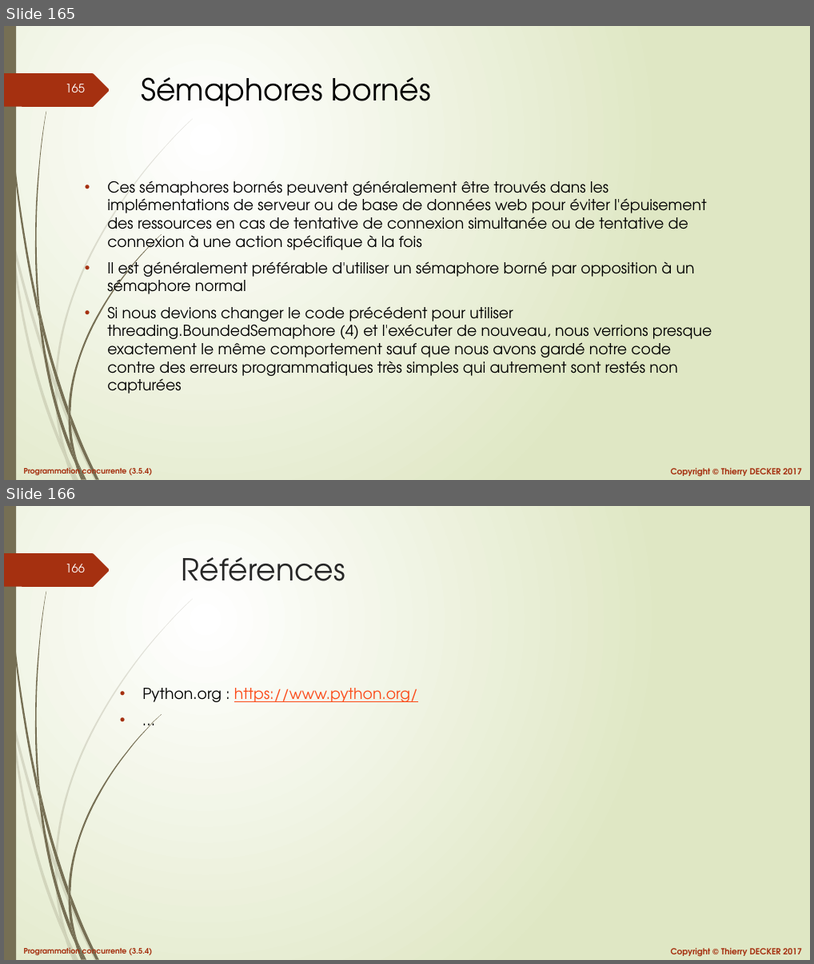
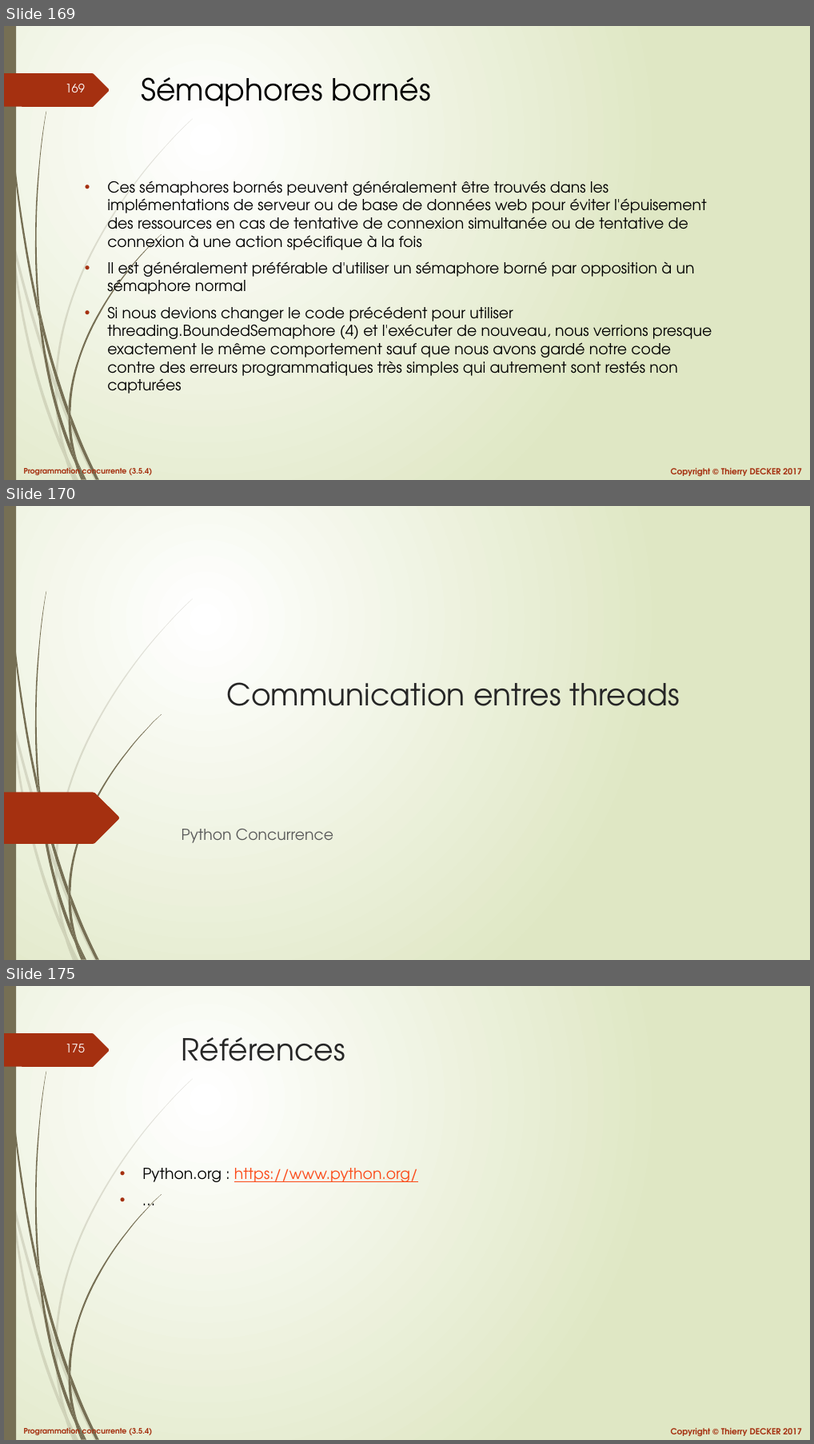
Before and after one commit to VikmanTheRacoon/learning-python, a slide deck: documentations/python-concurrency.pptx. Shown one above the other, each under a label of ours: slides 165 and 166 before the commit, slides 169, 170 and 175 after it; the slides between them are not shown. The pictures are 814x964 and 814x1444 pixels, drawn with LibreOffice and Linux fonts; fonts in the diff are those of the drawing. Boxes give left, top, right and bottom in pixels: in the first picture for what was removed or moved away, otherwise in the second. Text is boxed around its words. In the diff, an @@ line names an element or a change of style, - is before the commit and + after.

```diff
--- a/documentations/python-concurrency.pptx
+++ b/documentations/python-concurrency.pptx
@@ slide 170 added at (4, 506, 810, 960), background gradient #FFFFFF to #DFE8C4; not listed: 23 template elements that a slide beside it also shows @@
@@ title added at (226, 682, 680, 706), 36 pt, text #262626 @@
+Communication entres threads
@@ freeform shape added at (4, 792, 119, 844), fill #A53010 @@
@@ subtitle added at (182, 828, 334, 843), 18 pt, text #595959 @@
+Python Concurrence
@@ what was slide 165 is now slide 169 @@
@@ page number at (66, 84, 85, 92): text changed @@
-165
+169
@@ what was slide 166 is now slide 175 @@
@@ page number at (66, 1044, 85, 1052): text changed @@
-166
+175
```
Also in this commit, not shown: 8 other slides added, 1 other file.
